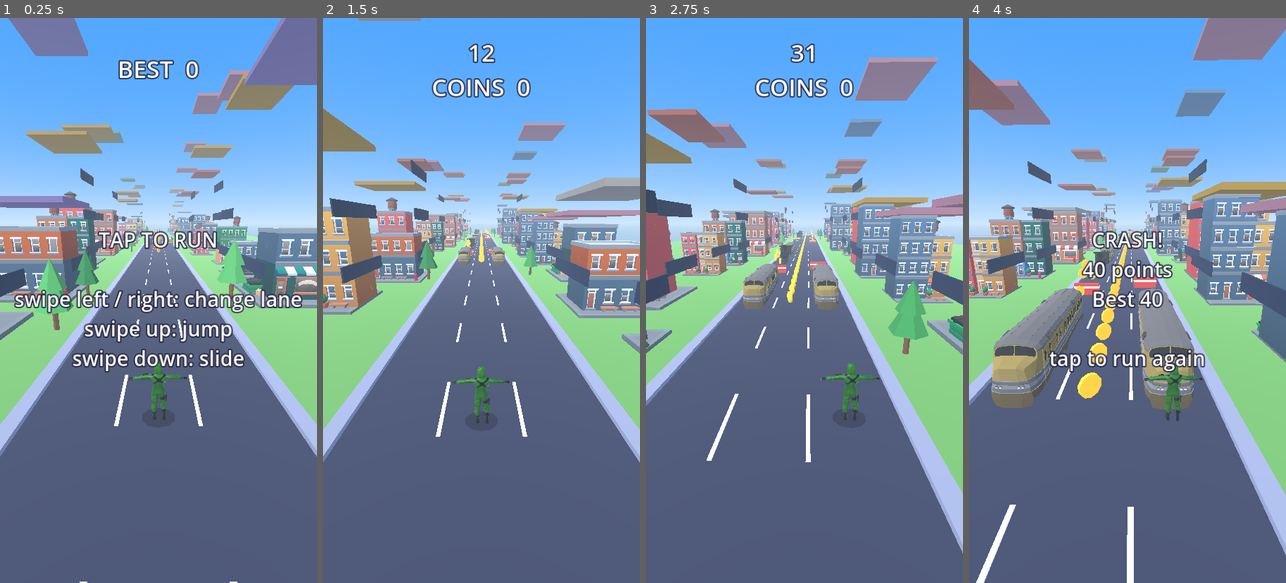
Above: before the commit, frames 1-4 (left to right).
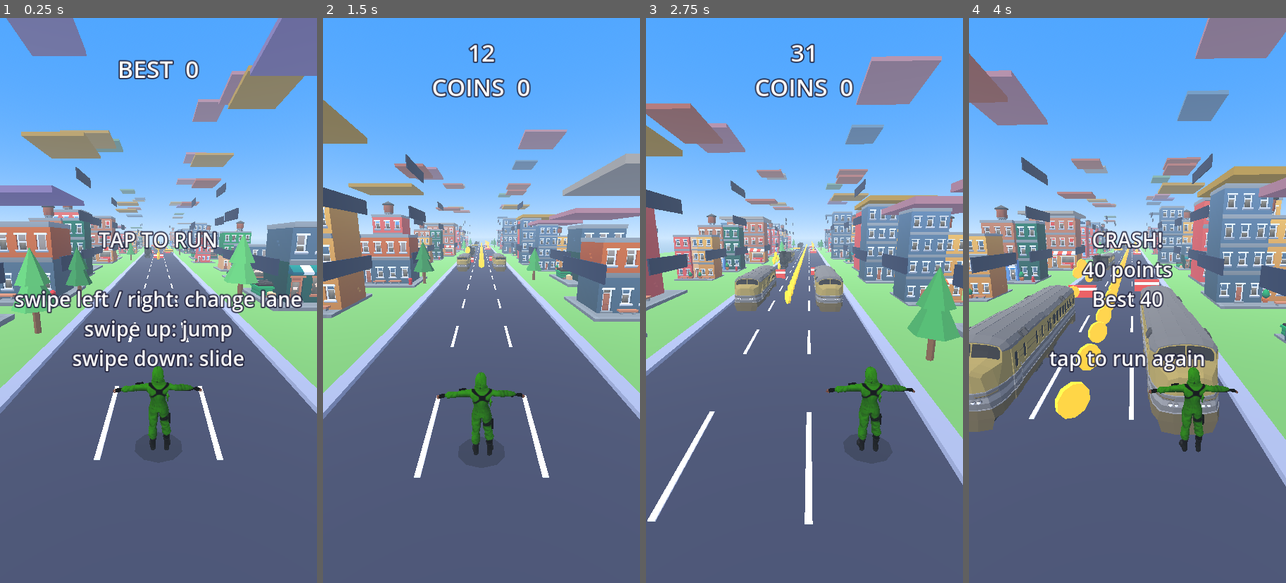
Above: after the commit, the same moments.

Repository: akshathgaming198028-cell/EndlessGame
Game: Godot game, scene res://main.tscn
The game is run twice, just before and just after one commit, with the same random seed, the same clock (stepped at 60 frames per second) and the same inputs.
Inputs (mouse positions are in pixels of both pictures, inside the frame that each line leads up to):
- Up to frame 1 (0.25 s): no input
- Up to frame 2 (1.5 s): tap Enter at 0.5 s; move the mouse to (551, 272) at 0.52 s; hold Right 0.53-1.25 s; click (551, 272) at 0.67 s; tap Space at 0.77 s; drag from (418, 328) to (465, 413) at 1.27 s
- Up to frame 3 (2.75 s): move the mouse to (836, 176) at 2.02 s; hold Right from 2.03 s (still down)
- Up to frame 4 (4 s): release Right at 2.75 s; drag from (1111, 413) to (1032, 215) at 2.77 s; tap Enter at 3.5 s; move the mouse to (1222, 385) at 3.52 s; hold Left from 3.53 s (still down); tap Space at 3.77 s

The runs differ from the first frame. In frame 1, 19% of the frame differs, in the area x 0-100%, y 0-100%; in frame 2, 21%; in frame 3, 23%; in frame 4, 29%.

Commit message:
Camera closer; character matte (no shiny highlights)
Co-Authored-By: Claude Haiku 5.5 <noreply@anthropic.com>
Claude-Session: https://claude.ai/code/session_01DDNfUcEeZJQNoZPcRL3Cag

Diff:
--- a/main.gd
+++ b/main.gd
@@ -93,7 +93,7 @@
 var anim: AnimationPlayer = null
 
 var cam: Camera3D
-var cam_pos := Vector3(0, 5.5, 6.5)
+var cam_pos := Vector3(0, 4.2, 4.6)
 var cam_look := Vector3(0, 1.0, -9)
 
 var score_label: Label
@@ -350,10 +350,26 @@
 	# this rig is 0.74 units tall in its file (measured), so scale it to the player height
 	model.scale = Vector3.ONE * (PLAYER_HEIGHT / 0.74)
 	model.position = Vector3.ZERO
+	_matte(model)
 	skel = _find_skeleton(model)
 	if skel != null:
 		for nm in ["Spine", "LeftArm", "RightArm", "LeftUpLeg", "RightUpLeg", "LeftLeg", "RightLeg"]:
 			bone_ids[nm] = skel.find_bone("mixamorig:" + nm)
+
+
+# Removes the shiny sky-reflection look: fully rough, non-metal surfaces
+func _matte(n: Node) -> void:
+	if n is MeshInstance3D and n.mesh != null:
+		for si in n.mesh.get_surface_count():
+			var m = n.get_active_material(si)
+			if m is BaseMaterial3D:
+				var d: BaseMaterial3D = m.duplicate()
+				d.roughness = 1.0
+				d.metallic = 0.0
+				d.metallic_specular = 0.0
+				n.set_surface_override_material(si, d)
+	for c in n.get_children():
+		_matte(c)
 
 
 func _find_skeleton(n: Node) -> Skeleton3D:
@@ -1129,7 +1145,7 @@
 
 func _update_camera(dt: float) -> void:
 	var k: float = 1.0 - exp(-8.0 * dt)
-	var target := Vector3(px * 0.5, 5.5 + py * 0.12, 6.5)
+	var target := Vector3(px * 0.5, 4.2 + py * 0.12, 4.6)
 	cam_pos = cam_pos.lerp(target, k)
 	cam_look = cam_look.lerp(Vector3(px * 0.4, 1.0 + py * 0.08, -9.0), k)
 	var off := Vector3.ZERO
